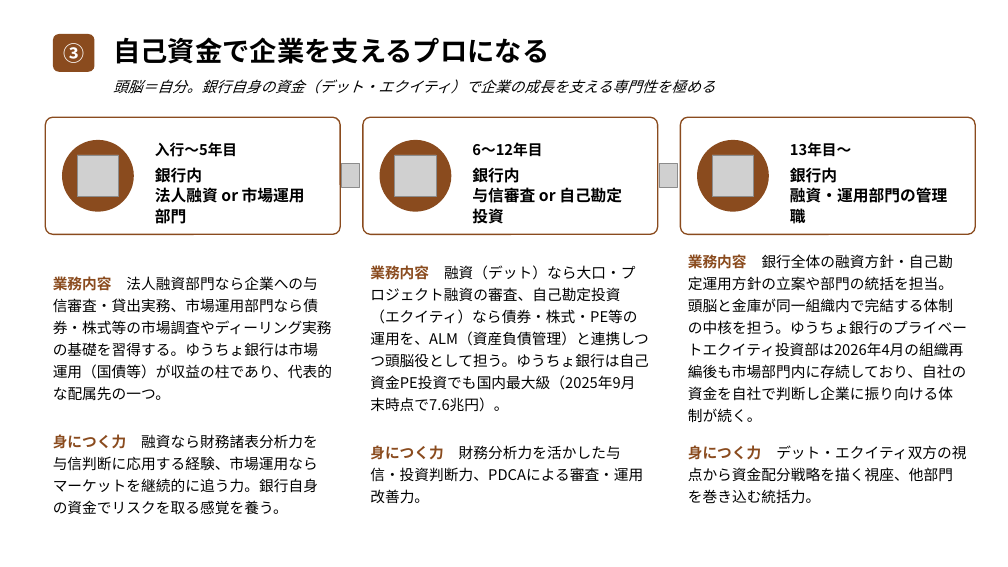
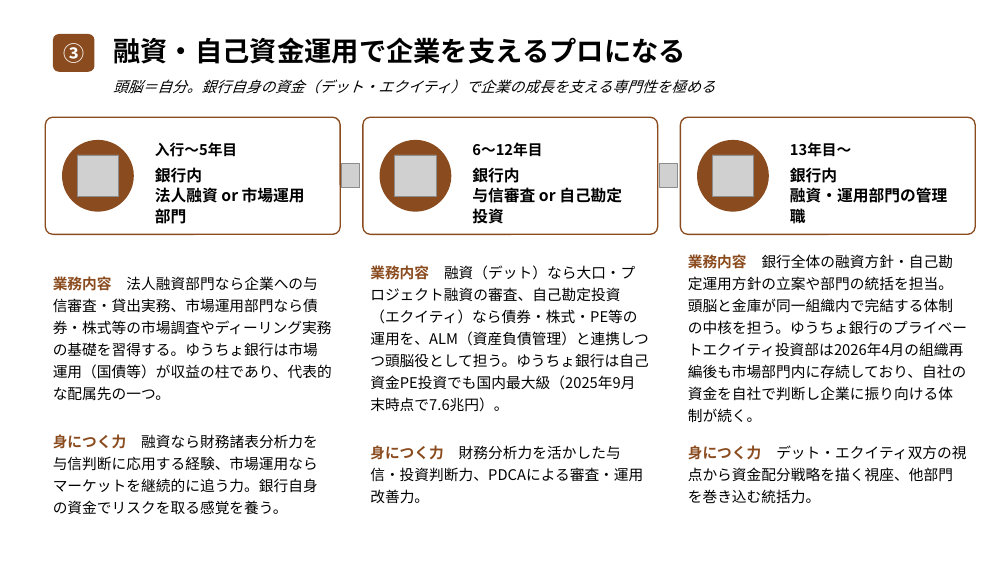
Before and after one commit to nasukazunori/NasuVault2, a slide deck: slide 7 of 信吾/銀行研究/添付ファイル/信託銀行キャリア形成モデル.pptx. Drawn at 1008x567 pixels with LibreOffice and Linux fonts; fonts in the diff are those of the drawing; grey boxes stand for pictures. Boxes give left, top, right and bottom in pixels: in the first picture for what was removed or moved away, otherwise in the second. Text is boxed around its words. In the diff, an @@ line names an element or a change of style, - is before the commit and + after.

```diff
--- a/信吾/銀行研究/添付ファイル/信託銀行キャリア形成モデル.pptx
+++ b/信吾/銀行研究/添付ファイル/信託銀行キャリア形成モデル.pptx
@@ text at (113, 37, 686, 64): text changed @@
-自己資金で企業を支えるプロになる
+融資・自己資金運用で企業を支えるプロになる
```
Also in this commit, not shown: 4 other slides changed, 1 other file.
